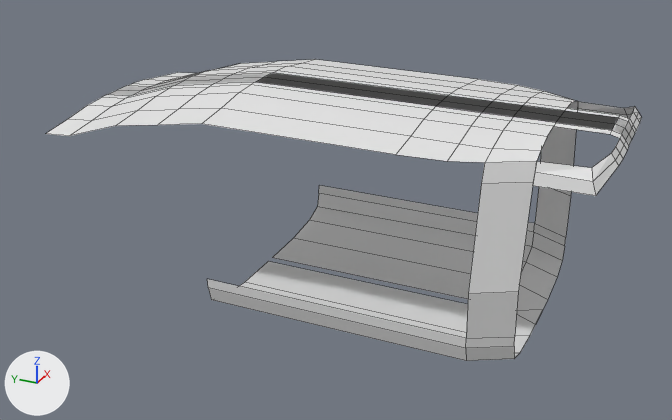
What one commit did to the Blender file BluePrintSources/bell205uh1.blend.
Before and after are seen from a 50 mm lens placed at (-6.11, -4.57, 2.73), pointed at (-0.07, -1.85, -0.29). Lighting does not change. The marker at lower left points along +X, +Y and +Z. Mesh edges are drawn as thin lines.

In view in the first picture: 'fuselage'.
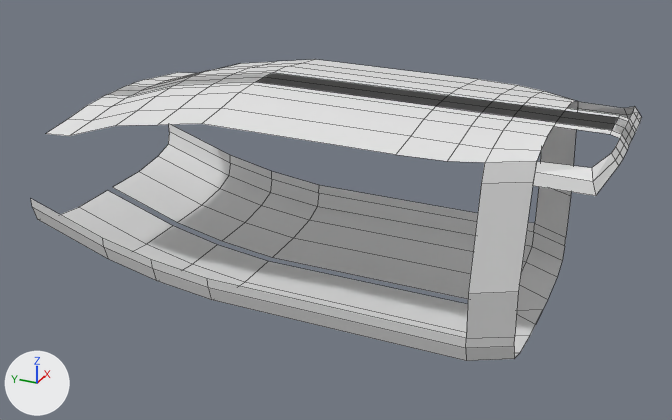
Pixel boxes [x1, y1, x2, y2] of what changed, in the pictures (672 x 420 px):
'fuselage', reshaped
    before: [46, 59, 642, 361]
    after: [31, 59, 642, 361]
part 1 of me_plane, added
    after: [31, 125, 319, 300]

The change in detail:
me_plane is used by ob_fuselage; parent ob_bell205uh1; location (-1.17, -8.298, -2.367); scale (0.139, 0.419, 1.0).
me_plane had 123 vertices, 87 faces and spanned x -1.0..7.13, y -2.15..7.77, z -1.58..0.0.
me_plane now has 147 vertices, 108 faces and spans x -1.0..7.13, y -2.15..8.21, z -1.58..0.0.
Part 1, on me_plane:
6 vertices are added at (0.26, 5.58, -1.52), (0.26, 6.63, -1.43), (0.26, 8.21, -1.21), (6.98, 5.58, -1.22), (6.98, 6.63, -1.13), (6.98, 8.21, -0.91).
6 new vertices lie (0.0, 1.16, 0.05) away from vertices in x 3.12..6.95, y 4.42, z -1.57..-1.35.
6 new vertices lie (0.0, 1.05, 0.09) away from vertices in x 3.12..6.95, y 5.58, z -1.52..-1.3.
6 new vertices lie (0.0, 1.58, 0.22) away from vertices in x 3.12..6.95, y 6.63, z -1.43..-1.21.
21 new faces join them.
